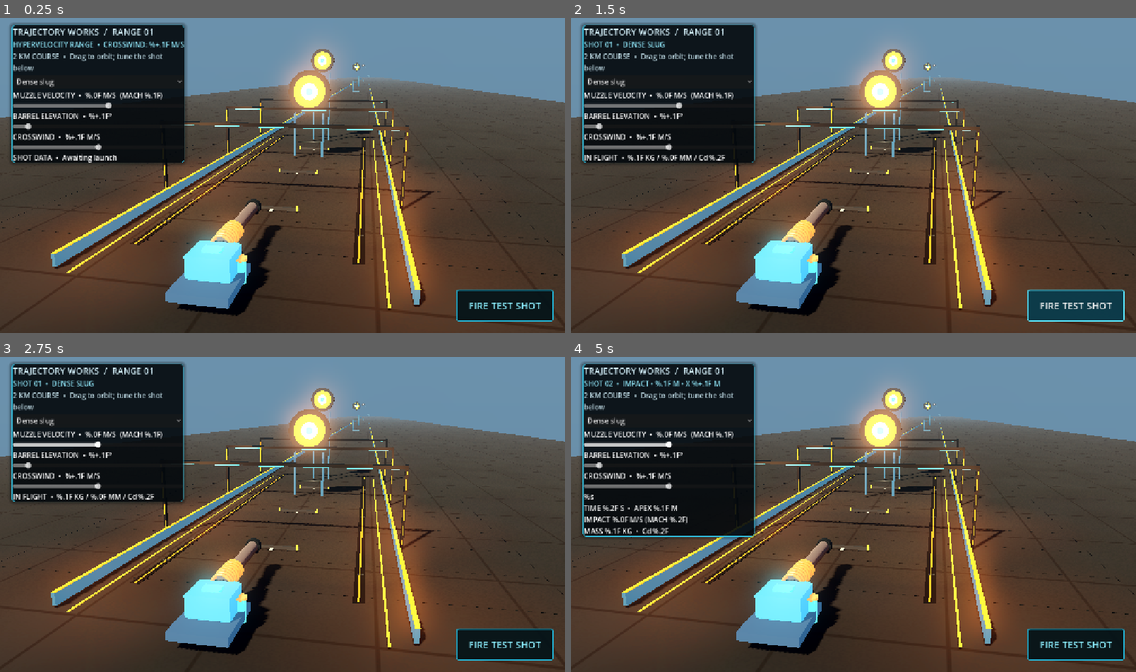
Above: before the commit, frames 1-4 (two rows, left to right).
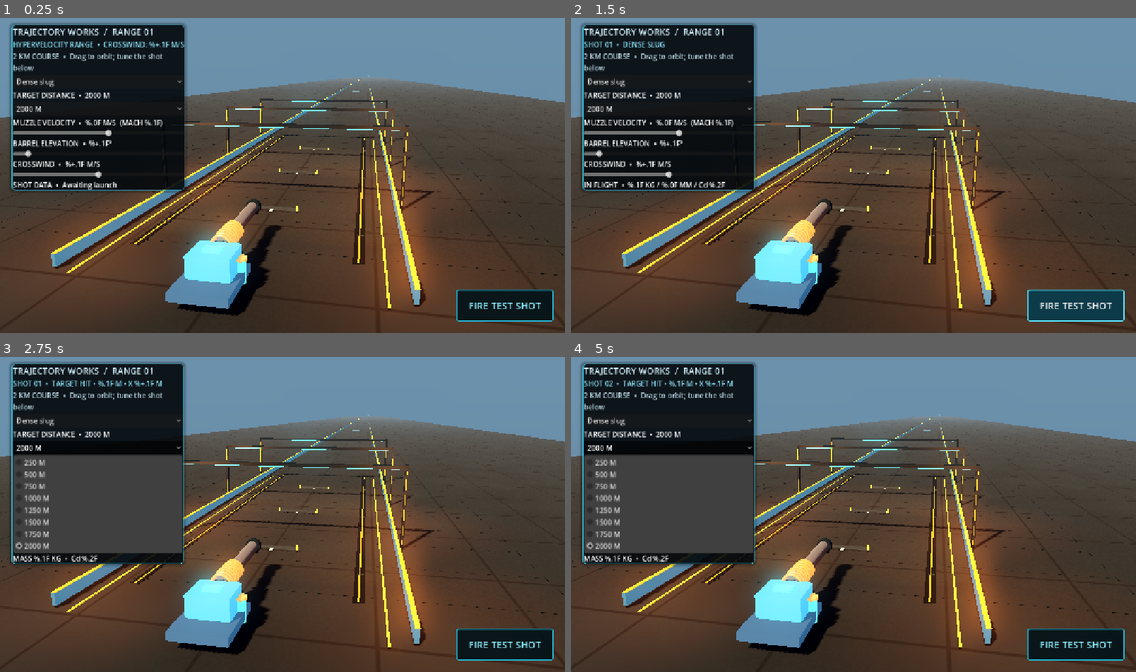
Above: after the commit, the same moments.

Repository: tpylman90-ctrl/Trajectory-Works
Game: Godot game, scene res://scenes/range.tscn
The game is run twice, just before and just after one commit, with the same random seed, the same clock (stepped at 60 frames per second) and the same inputs.
Inputs (mouse positions are in pixels of both pictures, inside the frame that each line leads up to):
- Up to frame 1 (0.25 s): no input
- Up to frame 2 (1.5 s): click "Dense slug" at 0.5 s; click "FIRE TEST SHOT" at 1.25 s
- Up to frame 3 (2.75 s): click (96, 448) at 2 s, where only the run after the commit has a clickable "2000 M"
- Up to frame 4 (5 s): click "Dense slug" at 2.75 s; click "FIRE TEST SHOT" at 3.5 s; click (667, 448) at 4.25 s, where only the run after the commit has a clickable "2000 M"

The runs differ from the first frame. In frame 1, 7.4% of the frame differs, in the area x 2-66%, y 8-56%; in frame 2, 7.4%; in frame 3, 11%; in frame 4, 13%, in the area x 2-66%, y 7-67%.

Commit message:
Make range target distance selectable

Diff:
--- a/scripts/range.gd
+++ b/scripts/range.gd
@@ -20,6 +20,10 @@
 var speed_slider: HSlider
 var elevation_slider: HSlider
 var wind_slider: HSlider
+var target_distance_picker: OptionButton
+var target_distance_label: Label
+var active_target: Node3D
+var target_distance_m := 2000
 var speed_value_label: Label
 var elevation_value_label: Label
 var wind_value_label: Label
@@ -220,8 +224,6 @@
 		_add_box(self, Vector3(0.0, 0.12, -distance), Vector3(4.2, 0.24, 0.14), Color(0.12, 0.18, 0.22), 0.03, 0.7)
 		_add_box(self, Vector3(-1.95, 0.22, -distance), Vector3(0.12, 0.42, 0.18), Color(0.92, 0.55, 0.12), 0.02, 0.58)
 		_add_box(self, Vector3(1.95, 0.22, -distance), Vector3(0.12, 0.42, 0.18), Color(0.92, 0.55, 0.12), 0.02, 0.58)
-	_add_target(Vector3(0.0, 8.0, -32.0), 2.5)
-	_add_target(Vector3(0.0, 12.0, -46.0), 1.7)
 	_add_box(self, Vector3(-8.0, 0.025, -24.0), Vector3(0.12, 0.05, 48.0), Color(0.96, 0.48, 0.10), 0.0, 0.7)
 	_add_box(self, Vector3(8.0, 0.025, -24.0), Vector3(0.12, 0.05, 48.0), Color(0.96, 0.48, 0.10), 0.0, 0.7)
 	# Extend the launch lane into a measured 2 km ballistic course.
@@ -248,10 +250,8 @@
 			_add_box(self, Vector3(side * 8.0, 9.98, -distance), Vector3(0.24, 0.06, 0.26), Color(1.0, 0.36, 0.12), 0.08, 0.36)
 		_add_box(self, Vector3(0.0, 10.02, -distance), Vector3(16.0, 0.16, 0.22), Color(0.12, 0.20, 0.24), 0.36, 0.5)
 		_add_box(self, Vector3(0.0, 10.12, -distance), Vector3(3.2, 0.035, 0.25), Color(0.12, 0.84, 0.98), 0.04, 0.28)
-	_add_target(Vector3(0.0, 15.0, -250.0), 2.5)
-	_add_target(Vector3(0.0, 25.0, -650.0), 2.1)
-	_add_target(Vector3(0.0, 35.0, -1120.0), 1.8)
-	_add_target(Vector3(0.0, 45.0, -1880.0), 1.4)
+	# Keep one selectable target on the lane so the player can place it beyond a long shot.
+	active_target = _add_target(Vector3(0.0, 2.5, -float(target_distance_m)), 2.5)
 
 
 func _build_range_details() -> void:
@@ -345,6 +345,15 @@
 	for projectile_data in PROJECTILE_TYPES:
 		projectile_picker.add_item(str(projectile_data.name))
 	stack.add_child(projectile_picker)
+	target_distance_label = Label.new()
+	stack.add_child(target_distance_label)
+	target_distance_picker = OptionButton.new()
+	for distance in range(250, 2001, 250):
+		target_distance_picker.add_item("%d M" % distance)
+	target_distance_picker.selected = target_distance_picker.item_count - 1
+	target_distance_picker.item_selected.connect(_on_target_distance_selected)
+	stack.add_child(target_distance_picker)
+	_on_target_distance_selected(target_distance_picker.selected)
 	speed_value_label = Label.new()
 	stack.add_child(speed_value_label)
 	speed_slider = HSlider.new()
@@ -406,6 +415,16 @@
 	_on_speed_changed(speed_slider.value)
 	_on_elevation_changed(elevation_slider.value)
 	_on_wind_changed(wind_slider.value)
+
+
+func _on_target_distance_selected(index: int) -> void:
+	if not is_instance_valid(target_distance_picker):
+		return
+	target_distance_m = int(target_distance_picker.get_item_text(index).trim_suffix(" M"))
+	if is_instance_valid(target_distance_label):
+		target_distance_label.text = "TARGET DISTANCE  •  %d M" % target_distance_m
+	if is_instance_valid(active_target):
+		active_target.position = Vector3(0.0, 2.5, -float(target_distance_m))
 
 
 func _on_speed_changed(value: float) -> void:
@@ -593,7 +612,7 @@
 		projectile.queue_free()
 
 
-func _add_target(at: Vector3, radius: float) -> void:
+func _add_target(at: Vector3, radius: float) -> Node3D:
 	var target := Node3D.new()
 	target.add_to_group("range_targets")
 	add_child(target)
@@ -621,18 +640,20 @@
 	var support_half_width := radius * 0.68
 	var tower_bottom := maxf(0.0, at.y - radius)
 	for side in [-1.0, 1.0]:
-		var lower := Vector3(at.x + side * support_half_width, 0.15, at.z)
-		var upper := at + Vector3(side * support_half_width, -radius, 0.0)
-		_add_pipe(self, lower, upper, maxf(0.075, radius * 0.055), Color(0.10, 0.18, 0.23))
+		var lower := Vector3(side * support_half_width, 0.15 - at.y, 0.0)
+		var upper := Vector3(side * support_half_width, -radius, 0.0)
+		_add_pipe(target, lower, upper, maxf(0.075, radius * 0.055), Color(0.10, 0.18, 0.23))
 	for brace_height in range(2, int(tower_bottom), 5):
-		_add_pipe(self, Vector3(at.x - support_half_width, float(brace_height), at.z), Vector3(at.x + support_half_width, float(brace_height), at.z), 0.045, Color(0.22, 0.31, 0.35))
+		var local_height := float(brace_height) - at.y
+		_add_pipe(target, Vector3(-support_half_width, local_height, 0.0), Vector3(support_half_width, local_height, 0.0), 0.045, Color(0.22, 0.31, 0.35))
 	var target_glow := OmniLight3D.new()
-	target_glow.position = at + Vector3(0.0, 0.0, 0.9)
+	target_glow.position = Vector3(0.0, 0.0, 0.9)
 	target_glow.light_color = Color(0.16, 0.66, 0.88)
 	target_glow.light_energy = 1.4
 	target_glow.omni_range = radius * 2.2
 	target_glow.shadow_enabled = false
-	add_child(target_glow)
+	target.add_child(target_glow)
+	return target
 
 
 func _add_box(parent: Node3D, at: Vector3, size: Vector3, color: Color, metallic: float, roughness: float) -> MeshInstance3D:
